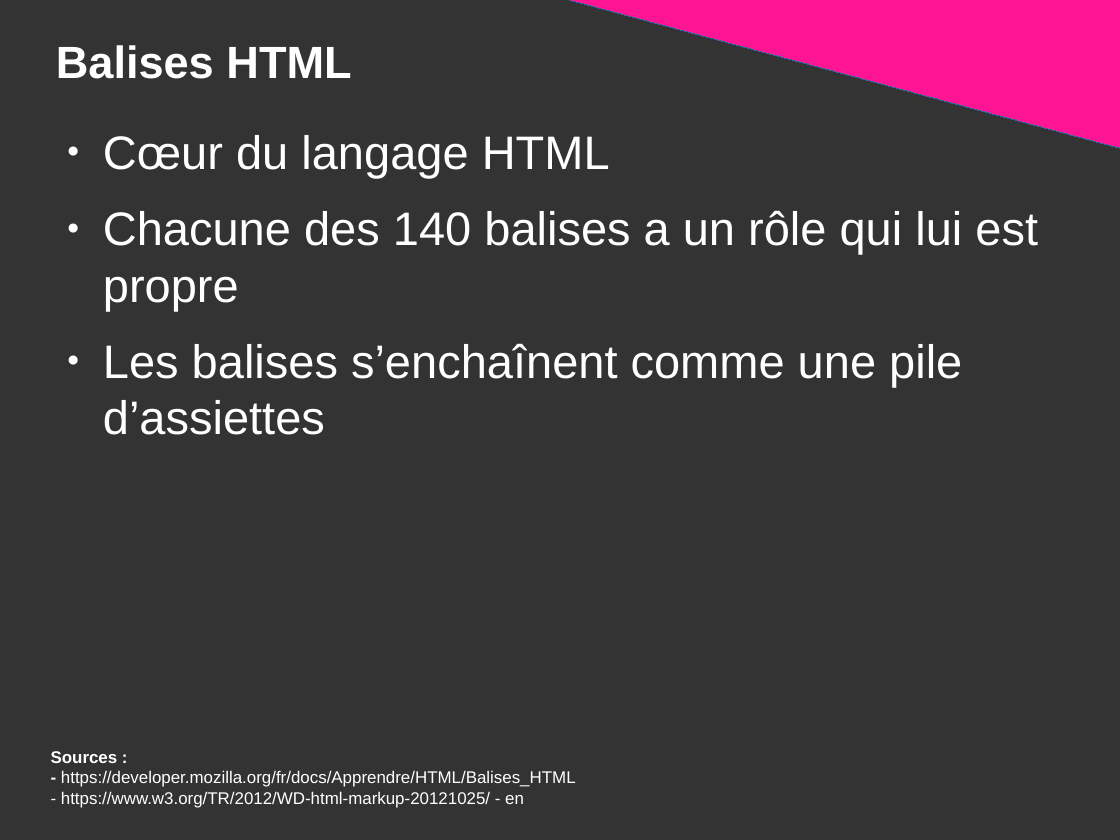
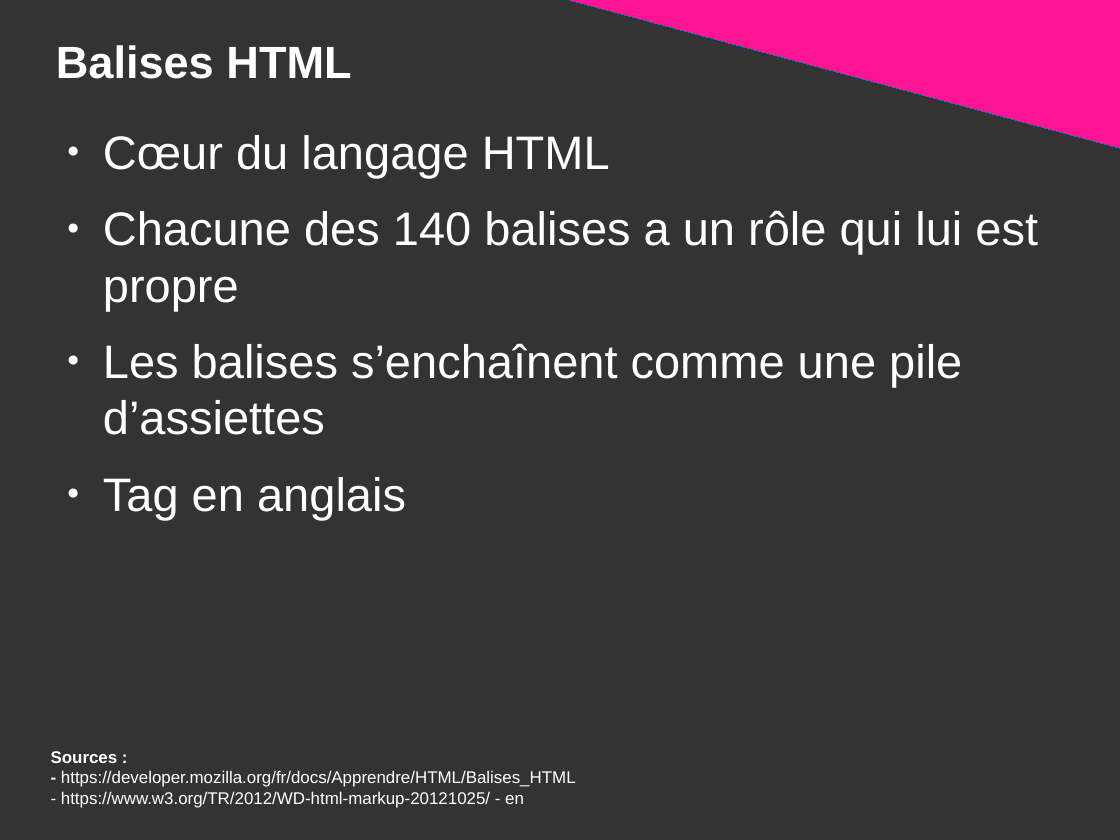
Before and after one commit to DanYellow/presentations, a slide deck: slide 13 of mmi/html/presentation.odp. Drawn at 1120x840 pixels with LibreOffice and Linux fonts; fonts in the diff are those of the drawing. Boxes give left, top, right and bottom in pixels: in the first picture for what was removed or moved away, otherwise in the second. Text is boxed around its words. In the diff, an @@ line names an element or a change of style, - is before the commit and + after.

Commit message:
Add slides for css in mmi's html classes

```diff
--- a/mmi/html/presentation.odp
+++ b/mmi/html/presentation.odp
@@ text at <box>103,477,406,520</box>: paragraph added @@
+● Tag en anglais
```
Also in this commit, not shown: 4 other slides changed, 9 slides added, 2 slides removed, 5 other files.
